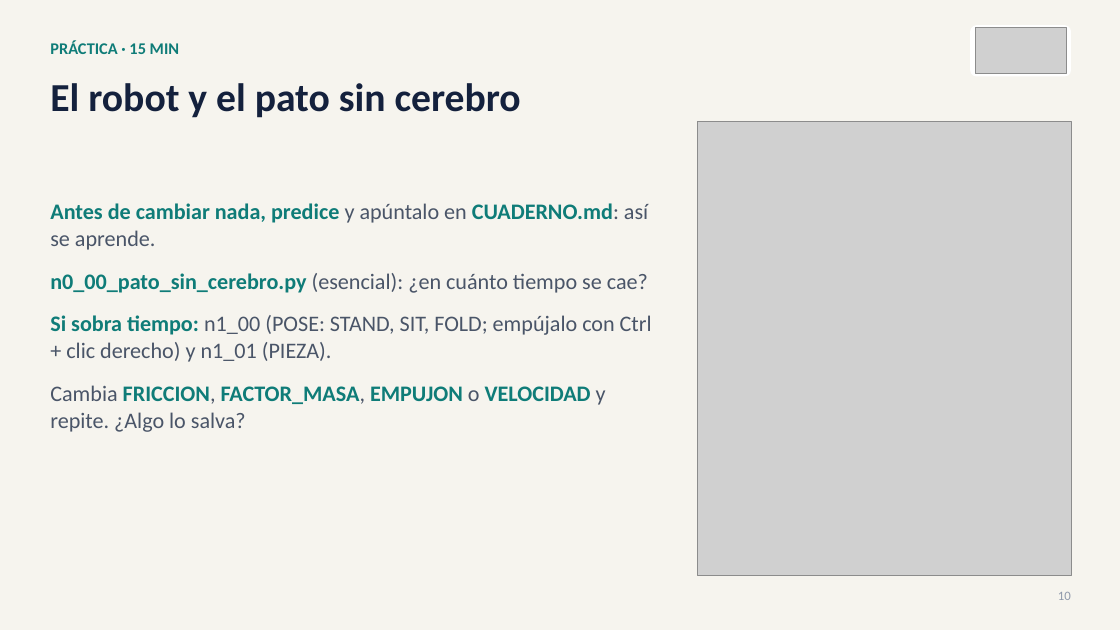
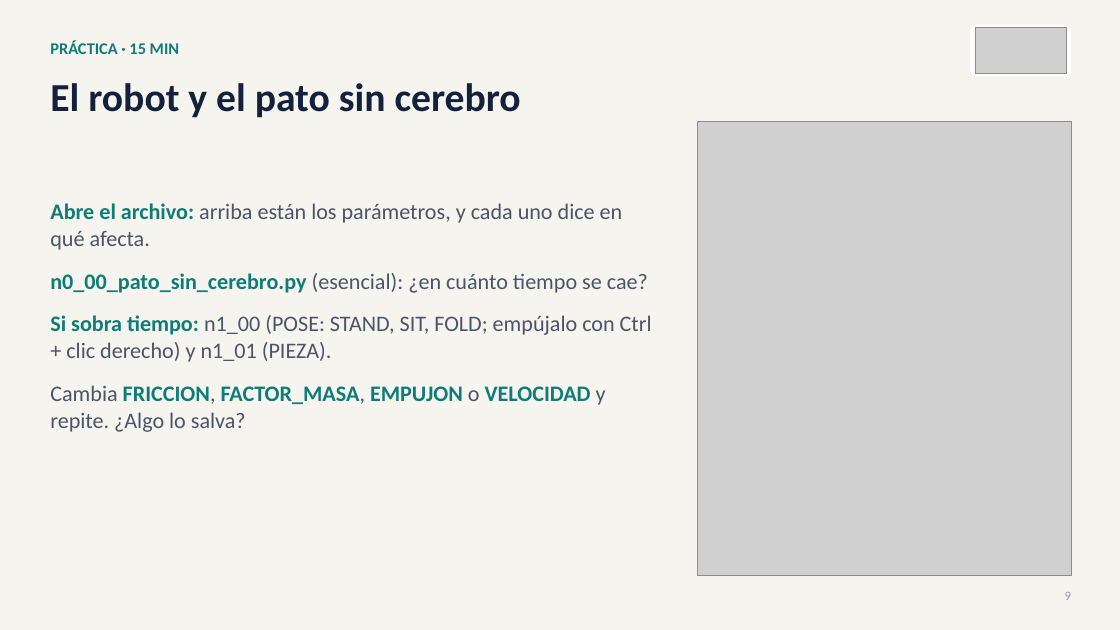
Before and after one commit to david2526IA/taller_microduck_windows, a slide deck: slide 9 of workshop-ia-fisica/presentaciones/Presentacion_03_taller_completo.pptx (slide 10 before the commit). Drawn at 1120x630 pixels with LibreOffice and Linux fonts; fonts in the diff are those of the drawing; grey boxes stand for pictures. Boxes give left, top, right and bottom in pixels: in the first picture for what was removed or moved away, otherwise in the second. Text is boxed around its words. In the diff, an @@ line names an element or a change of style, - is before the commit and + after.

```diff
--- a/workshop-ia-fisica/presentaciones/Presentacion_03_taller_completo.pptx
+++ b/workshop-ia-fisica/presentaciones/Presentacion_03_taller_completo.pptx
@@ text at bbox=[50, 203, 623, 250]: text changed; text colour #0F7C78 to #4A5568; bold off @@
-Antes de cambiar nada, predice y apúntalo en CUADERNO.md: así se aprende.
+Abre el archivo: arriba están los parámetros, y cada uno dice en qué afecta.
@@ text at bbox=[1065, 592, 1071, 600]: text changed @@
-10
+9
```
Also in this commit, not shown: 19 other slides changed, 1 slide added, 1 slide removed, 6 other files.
